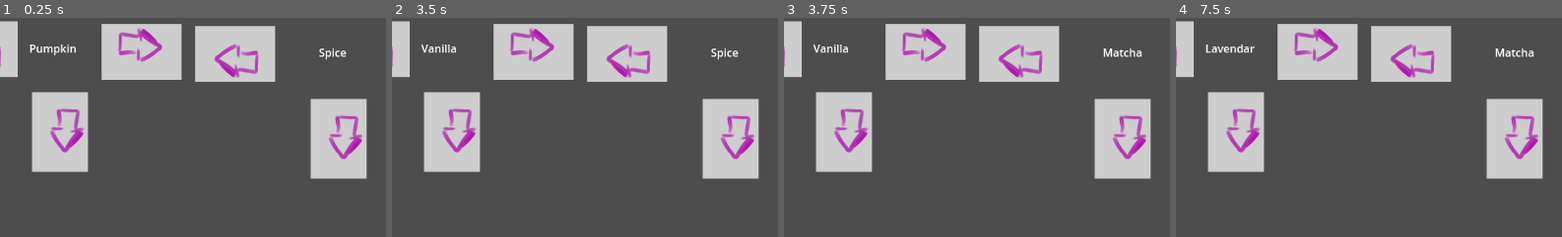
Above: before the commit, frames 1-4 (left to right).
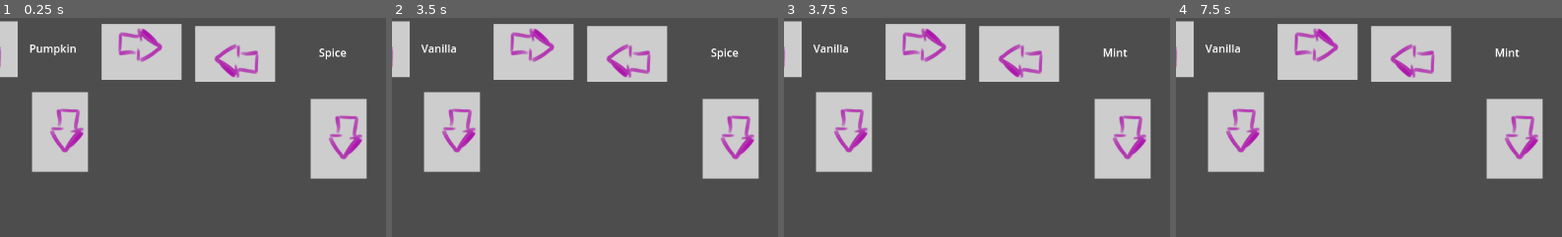
Above: after the commit, the same moments.

Repository: Xgpmcnp/GameJamDropouts
Game: Godot game, scene res://CoffeeCreationScreen/CoffeCreationScenes/main_coffee_creation_scene.tscn
Two runs of this game, one before a commit and one after it. Both use one fixed random seed, a clock stepped at 60 frames per second and the inputs below.
Inputs (mouse positions are % of the whole screen's width and height, from its top left):
- Up to frame 1 (0.25 s): no input
- Up to frame 2 (3.5 s): click (6, 7) at 0.5 s; click (27, 8) at 1.25 s; click (17, 26) at 2 s; click (39, 8) at 2.75 s
- Up to frame 3 (3.75 s): click (67, 9) at 3.5 s
- Up to frame 4 (7.5 s): click (53, 28) at 4.25 s; click (79, 9) at 5 s; click (90, 26) at 5.75 s; click (83, 74) at 6.5 s; click (27, 8) at 7.25 s
The pictures show only the part of the screen within x 9-59%, y 0-50%; the shares and areas given below are measured in that part.

Frames 1-2 are identical in both runs. In frame 3, 0.2% of the frame differs, in the area x 85-93%, y 13-18%; in frame 4, 0.5%, in the area x 7-93%, y 12-18%.

Commit message:
Created a global script, connected coffee creation machines to it. Also refactored how coffee machines are enabled/disabled to work with how screen transition will work

Diff:
--- a/CoffeeCreationScreen/CoffeeCreationScripts/extras_selection.gd
+++ b/CoffeeCreationScreen/CoffeeCreationScripts/extras_selection.gd
@@ -2,16 +2,15 @@
 
 @onready var coffee_cup: Sprite2D = $"../CoffeeCup"
 @onready var extras_label: Label = $ExtrasLabel
+@onready var preparation_method_selection: Node2D = $"../PreparationMethodSelection"
 
+# If true, buttons cannot be pressed anymore
+var lock_machine: bool
 
-
-
-
-var extras_options = ["Spice", "Matcha", "Caramom"]
-var curr_index = 0
 # Called when the node enters the scene tree for the first time.
 func _ready() -> void:
-	pass # Replace with function body.
+	# Machine can't be interacted with by default
+	lock_machine = true
 
 
 # Called every frame. 'delta' is the elapsed time since the previous frame.
@@ -22,21 +21,37 @@
 
 # Move to previous flavor option, pass through if already on "Spice"
 func _on_extras_back_pressed() -> void:
-	if curr_index == 0:
+	# Only does anything if player has not selected an options
+	if lock_machine == true:
 		pass
 	else:
-		curr_index -= 1
-		extras_label.text = extras_options[curr_index]
+		if Global.curr_extras_idx == 0:
+			pass
+		else:
+			Global.update_curr_extra(false)
+			extras_label.text = Global.get_curr_extra()
 
 # Move to next flavor option, pass through if already at last option
 func _on_extras_forward_pressed() -> void:
-	if curr_index >= extras_options.size() - 1:
+	# Only does anything if player has not selected an options
+	if lock_machine == true:
 		pass
 	else:
-		curr_index += 1
-		extras_label.text = extras_options[curr_index]
+		if Global.curr_extras_idx >= Global.extras_options.size() - 1:
+			pass
+		else:
+			Global.update_curr_extra(true)
+			extras_label.text = Global.get_curr_extra()
 
 # Triggers pouring animation and moves to next step
 func _on_extras_pour_pressed() -> void:
-	if coffee_cup.fill_level == 1:
+	# Only does anything if player has not selected an options
+	if lock_machine == true:
+		pass
+	else:
+		# Lock this machine
+		lock_machine = true
+
+		# Unlock next machine
+		preparation_method_selection.lock_machine = false
 		coffee_cup.set_extra(extras_label.text)
--- a/CoffeeCreationScreen/CoffeeCreationScripts/flavor_selection.gd
+++ b/CoffeeCreationScreen/CoffeeCreationScripts/flavor_selection.gd
@@ -2,16 +2,17 @@
 
 @onready var coffee_cup: Sprite2D = $"../CoffeeCup"
 @onready var flavor_label: Label = $FlavorLabel
+@onready var extras_selection: Node2D = $"../ExtrasSelection"
+
+# If true, the player can no longer select the buttons on this scree
+var lock_machine: bool
 
 
 
-
-var flavor_options = ["Pumpkin", "Vanilla", "Lavendar"]
-var curr_index = 0
 # Called when the node enters the scene tree for the first time.
 func _ready() -> void:
-
-	pass # Replace with function body.
+	# Player can interact with forward/backward/pour buttons
+	lock_machine = false
 
 
 # Called every frame. 'delta' is the elapsed time since the previous frame.
@@ -21,21 +22,37 @@
 
 # Move to the previous flavor option, pass through if already on "Pumpkin"
 func _on_flavor_back_pressed() -> void:
-	if curr_index == 0:
+	# Only does anything if player has not selected an options
+	if lock_machine == true:
 		pass
 	else:
-		curr_index -= 1
-		flavor_label.text = flavor_options[curr_index]
+		if Global.curr_flavor_idx == 0:
+			pass
+		else:
+			Global.update_curr_flavor(false)
+			flavor_label.text = Global.get_curr_flavor()
 
 # Move to next flavor option, pass through if already on last flavor.
 func _on_flavor_forward_pressed() -> void:
-	if curr_index >= flavor_options.size() - 1:
+	# Only does anything if player has not selected an options
+	if lock_machine == true:
 		pass
 	else:
-		curr_index += 1
-		flavor_label.text = flavor_options[curr_index]
+		if Global.curr_flavor_idx >= Global.flavor_options.size() - 1:
+			pass
+		else:
+			Global.update_curr_flavor(true)
+			flavor_label.text = Global.get_curr_flavor()
 
 # Triggers pouring animation and moves to next step
 func _on_flavor_pour_pressed() -> void:
-	if coffee_cup.fill_level == 0:
+	# Only does anything if player has not selected an options
+	if lock_machine == true:
+		pass
+	else:
 		coffee_cup.set_flavor(flavor_label.text)
+
+		# Lock this machine
+		lock_machine = true
+		# Unlock the extras machine
+		extras_selection.lock_machine = false
--- a/CoffeeCreationScreen/CoffeeCreationScripts/preparation_method.gd
+++ b/CoffeeCreationScreen/CoffeeCreationScripts/preparation_method.gd
@@ -3,13 +3,13 @@
 @onready var coffee_cup: Sprite2D = $"../CoffeeCup"
 @onready var method_label: Label = $MethodLabel
 
-var preparation_method_options = ["Latte", "Mocha", "Americano"]
-var curr_index = 0
-
+# If true, buttons can't be pressed
+var lock_machine: bool
 
 # Called when the node enters the scene tree for the first time.
 func _ready() -> void:
-	pass # Replace with function body.
+	# Machine can't be interacted with by default
+	lock_machine = true
 
 
 # Called every frame. 'delta' is the elapsed time since the previous frame.
@@ -18,20 +18,33 @@
 
 # Go back to previous coffee type, pass if the type is already "Latte"
 func _on_method_back_pressed() -> void:
-	if curr_index == 0:
+	# Only does anything if player has not selected an options
+	if lock_machine == true:
 		pass
 	else:
-		curr_index -= 1
-		method_label.text = preparation_method_options[curr_index]
+		if Global.curr_preparation_method_idx == 0:
+			pass
+		else:
+			Global.update_curr_preparation_method(false)
+			method_label.text = Global.get_curr_preparation_method()
 
 # Go to next coffee type, pass if already at the last flavor
 func _on_method_forward_pressed() -> void:
-	if curr_index == preparation_method_options.size() - 1:
+	# Only does anything if player has not selected an options
+	if lock_machine == true:
 		pass
 	else:
-		curr_index += 1
-		method_label.text = preparation_method_options[curr_index]
+		if Global.curr_preparation_method_idx == Global.preparation_method_options.size() - 1:
+			pass
+		else:
+			Global.update_curr_preparation_method(true)
+			method_label.text = Global.get_curr_preparation_method()
 
 func _on_method_pour_pressed() -> void:
-	if coffee_cup.fill_level == 2:
+	# Only does anything if player has not selected an options
+	if lock_machine == true:
+		pass
+	else:
+		# Lock this machine
+		lock_machine = true
 		coffee_cup.set_preparation_method(method_label.text)
--- /dev/null
+++ b/global_script.gd
@@ -0,0 +1,113 @@
+extends Node
+
+# A variable to contain the current scene
+var current_scene = null
+
+# Arrays containing the player's flavor, extras, and preparation method options
+# NOTE: current values are placeholders
+var flavor_options = ["Pumpkin", "Vanilla", "Grape"]
+var extras_options = ["Spice", "Mint", "Lemon"]
+var preparation_method_options = ["Latte", "Soda", "Mocha"]
+
+# Variables to represent the current index of the arrays(which option is currently chosen)
+var curr_flavor_idx = 0
+var curr_extras_idx = 0
+var curr_preparation_method_idx = 0
+
+
+# Variable to keep track of current funds
+var current_funds = 0.0
+
+# Constants for when a PSL is served(increment) vs anything else being served(decrement)
+const fund_increment = 10.0
+const fund_decrement = -30.0
+
+# Variables for keeping track of "Composure"
+var curr_composure = 100
+var curr_psl_combo = 0 # How many PSLs have been made in a row.
+
+
+# Called when the node enters the scene tree for the first time.
+func _ready() -> void:
+	pass # Replace with function body.
+
+
+# Called every frame. 'delta' is the elapsed time since the previous frame.
+func _process(delta: float) -> void:
+	pass
+#-------------------------------------------------------------------
+#  FUNCTIONS FOR FLAVORS/EXTRAS/PREP METHODS BELOW
+#-------------------------------------------------------------------
+
+# Updating the currently selected flavor, use bool to determine if it
+# should increase or decrease
+func update_curr_flavor(incrementVar: bool) -> void:
+	if incrementVar:
+		curr_flavor_idx += 1
+	else:
+		curr_flavor_idx -= 1
+
+# Updating the currently selected extra, use bool to determine if it should
+# increase or decrease
+func update_curr_extra(incrementVar: bool) -> void:
+	if incrementVar:
+		curr_extras_idx += 1
+	else:
+		curr_extras_idx -= 1
+
+# Updating the currently selected prep method, use bool to determine if it
+# should increase or decrease
+func update_curr_preparation_method(incrementVar: bool) -> void:
+	if incrementVar:
+		curr_preparation_method_idx += 1
+	else:
+		curr_preparation_method_idx -= 1
+
+# Get the currently selected flavor
+func get_curr_flavor() -> String:
+	return flavor_options[curr_flavor_idx]
+
+# Get the currently selected extra
+func get_curr_extra() -> String:
+	return extras_options[curr_extras_idx]
+
+# Get the currently selected preparation method
+func get_curr_preparation_method() -> String:
+	return preparation_method_options[curr_preparation_method_idx]
+
+#-------------------------------------------------------------------
+# FUNCTIONS FOR UPDATING FUNDS/COMPOSURE BELOW
+#-------------------------------------------------------------------
+
+# Updates funds and composure when player serves a drink
+# returns a bool to indicate if its a PSL or not(for purposes of customer reaction_
+func assess_drink()-> bool:
+	# Check if the player is serving a PSL
+	if (flavor_options[curr_flavor_idx] == "Pumpkin" and
+	extras_options[curr_extras_idx] == "Spice" and
+	preparation_method_options[curr_preparation_method_idx] == "Latte"):
+		# Update funds
+		current_funds += fund_increment
+
+		# Update composure and combo
+		curr_composure -= pow(2, curr_psl_combo)
+		curr_psl_combo += 1
+
+		return true
+	else:
+		# Update funds
+		current_funds += fund_decrement
+
+		# Combo breaks
+		curr_composure += ((100-curr_composure)/2) + 1
+
+		# Ensure we don't overcap composure value
+		if curr_composure > 100:
+			curr_composure = 100
+
+		curr_psl_combo = 0
+
+		return false
+	# Print to terminal all values to ensure things are behaving right:
+	print("Player now has " + str(current_funds) + " in funds and "
+		+ str(curr_composure) + " composure and the psl combo is " + str(curr_psl_combo))
--- a/project.godot
+++ b/project.godot
@@ -14,3 +14,7 @@
 run/main_scene="uid://drwqanvf6iry2"
 config/features=PackedStringArray("4.4", "Forward Plus")
 config/icon="res://icon.svg"
+
+[autoload]
+
+Global="*res://global_script.gd"
Not shown, added: global_script.gd.uid
